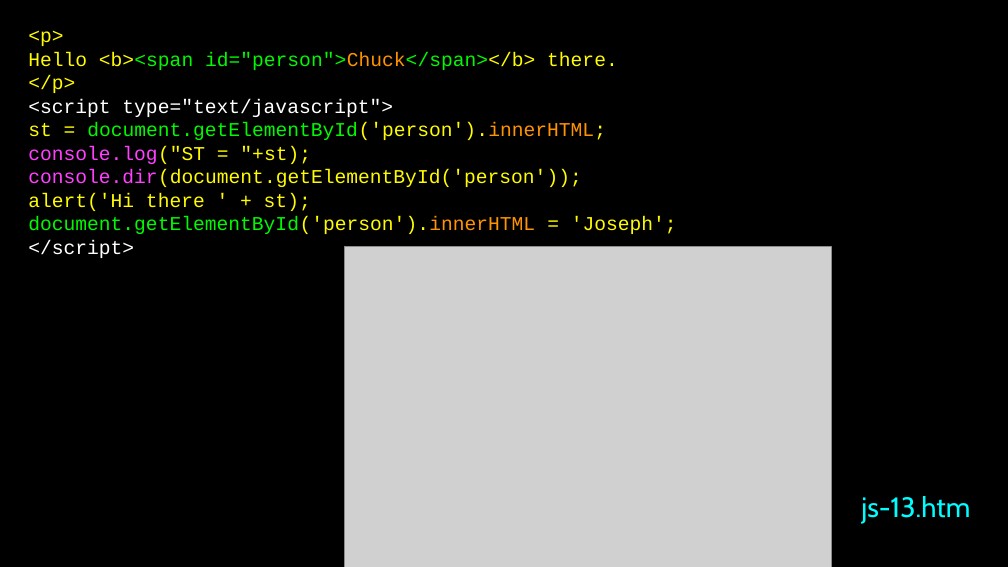
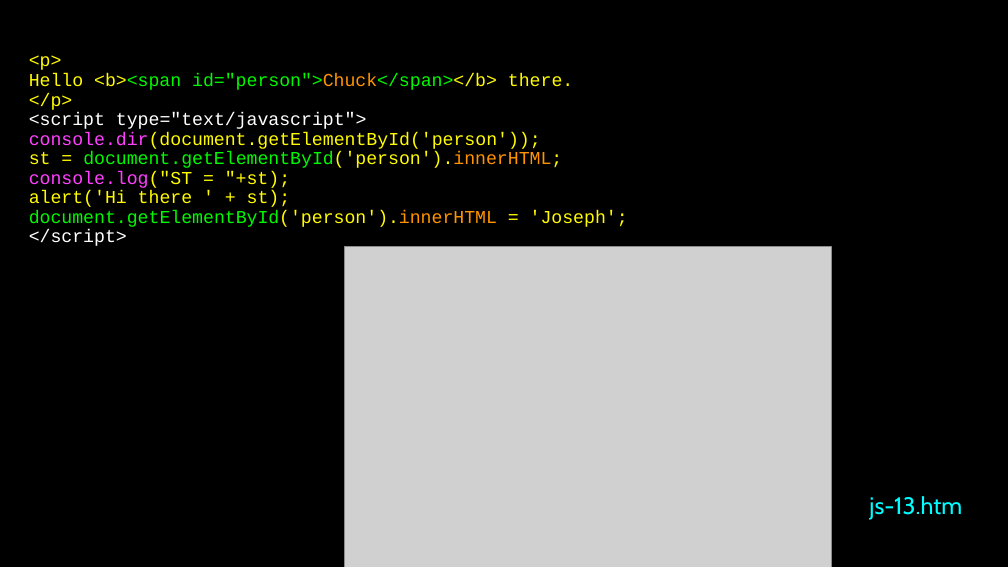
Before and after one commit to csev/wa4e, a slide deck: slide 50 of lectures/JS-01-JavaScript.ppt. Drawn at 1008x567 pixels with LibreOffice and Linux fonts; fonts in the diff are those of the drawing; grey boxes stand for pictures. Boxes give left, top, right and bottom in pixels: in the first picture for what was removed or moved away, otherwise in the second. Text is boxed around its words. In the diff, an @@ line names an element or a change of style, - is before the commit and + after.

```diff
--- a/lectures/JS-01-JavaScript.ppt
+++ b/lectures/JS-01-JavaScript.ppt
@@ free "<p>": place and size @@
-free "<p>" at bbox=[25, 23, 974, 258]
+free "<p>" at bbox=[26, 31, 975, 266]
@@ text in free at bbox=[29, 55, 628, 246]: size 14 to 12.9 pt in "<p>", "Hello <b><span id="person">Chuck</span></b> there.", "</p>", "<script type="text/javascript">" and 5 more places; line spacing 1 to 0.9 @@
@@ text in free at bbox=[29, 132, 541, 151]: paragraph added @@
+console.dir(document.getElementById('person'));
@@ text in free at bbox=[28, 169, 581, 187]: paragraph removed @@
-console.dir(document.getElementById('person'));
@@ free "js-13.htm" at bbox=[856, 486, 975, 527]: size 20 to 17 pt; line spacing 1 to 0.9 @@
```
Also in this commit, not shown: 20 other slides changed, 4 other files.
